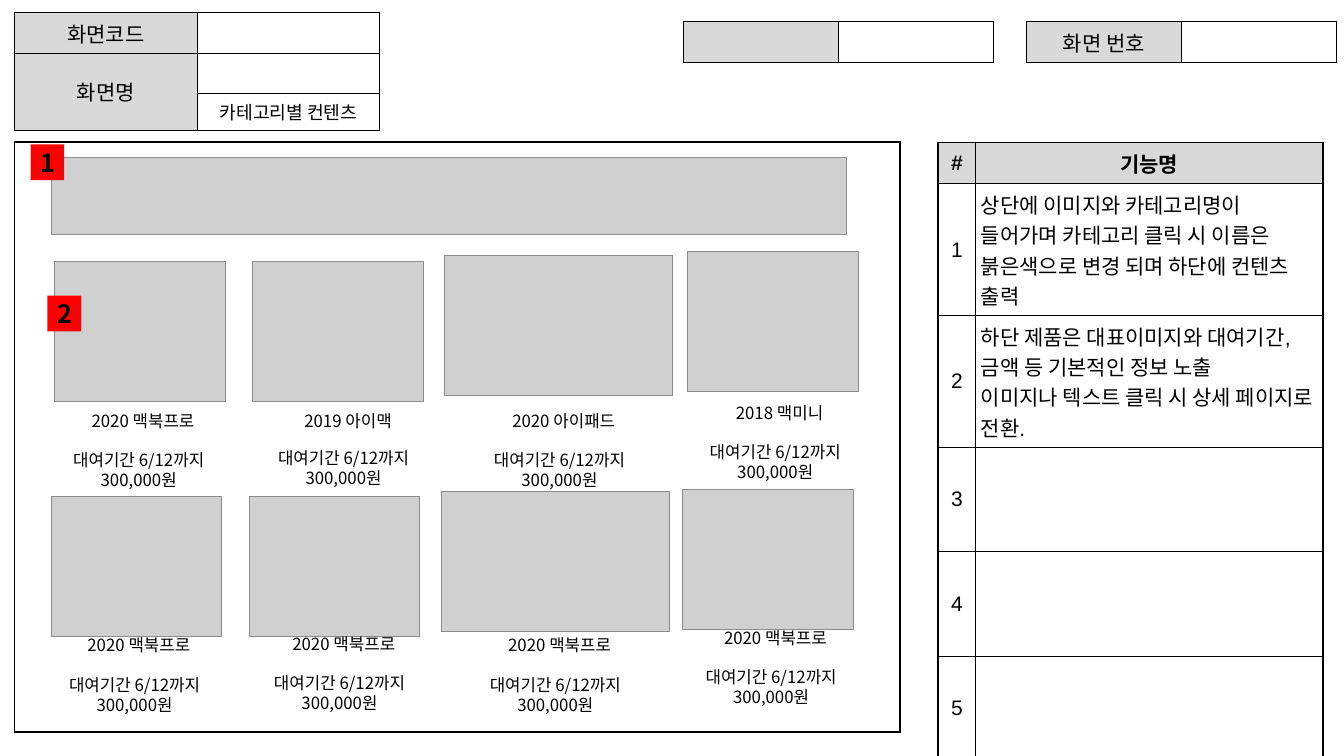
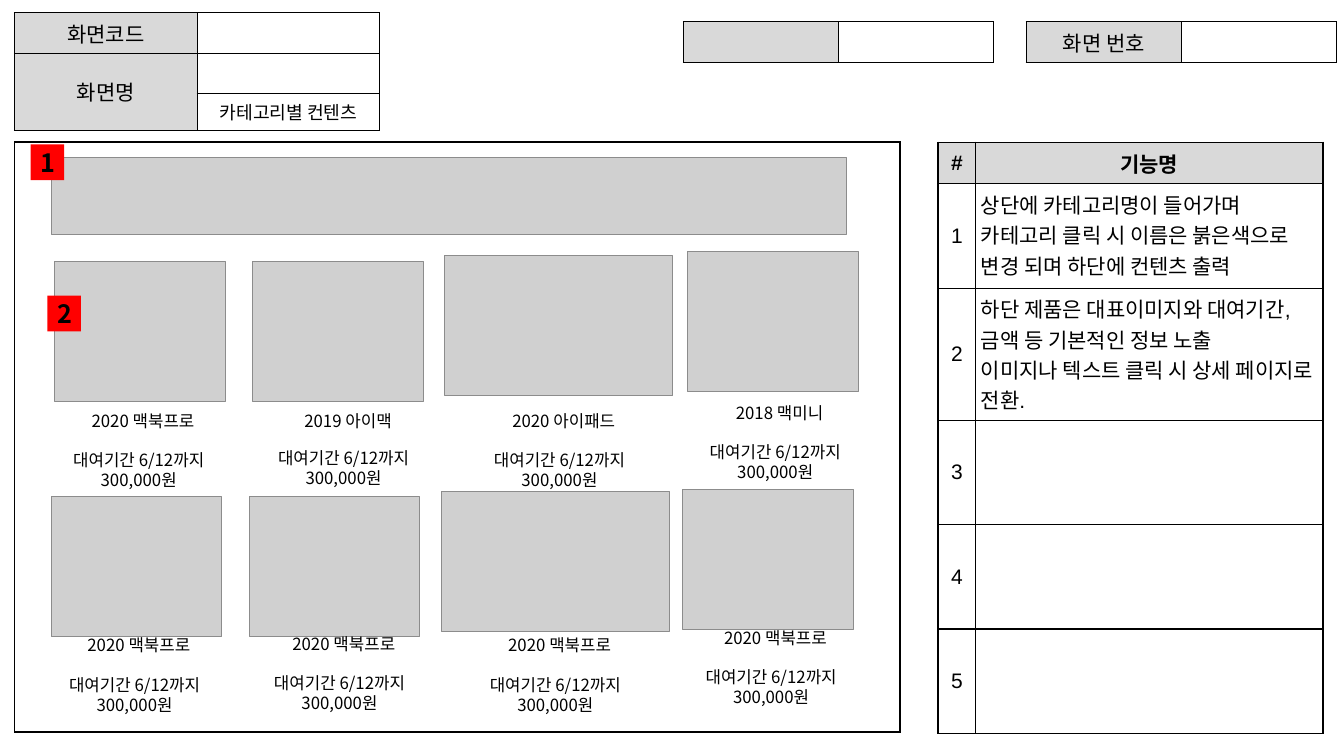
Before and after one commit to ezenteam2/RentalEquip, a slide deck: slide 2 of 0 발표용 파워포인트/0306 1차발표/0306 project04 - 파워포인트 - 용승.pptx (slide 4 before the commit). Drawn at 1344x756 pixels with LibreOffice and Linux fonts; fonts in the diff are those of the drawing; grey boxes stand for pictures. Boxes give left, top, right and bottom in pixels: in the first picture for what was removed or moved away, otherwise in the second. Text is boxed around its words. In the diff, an @@ line names an element or a change of style, - is before the commit and + after.

```diff
--- a/0 발표용 파워포인트/0306 1차발표/0306 project04 - 파워포인트 - 용승.pptx
+++ b/0 발표용 파워포인트/0306 1차발표/0306 project04 - 파워포인트 - 용승.pptx
@@ table at [939,142,1323,732] @@
-row 2, column 2: 상단에 이미지와 카테고리명이 들어가며 카테고리 클릭 시 이름은 붉은색으로 변경 되며 하단에 컨텐츠 출력
+row 2, column 2: 상단에 카테고리명이 들어가며 카테고리 클릭 시 이름은 붉은색으로 변경 되며 하단에 컨텐츠 출력
```
Also in this commit, not shown: 1 other slide changed, 8 slides removed.
